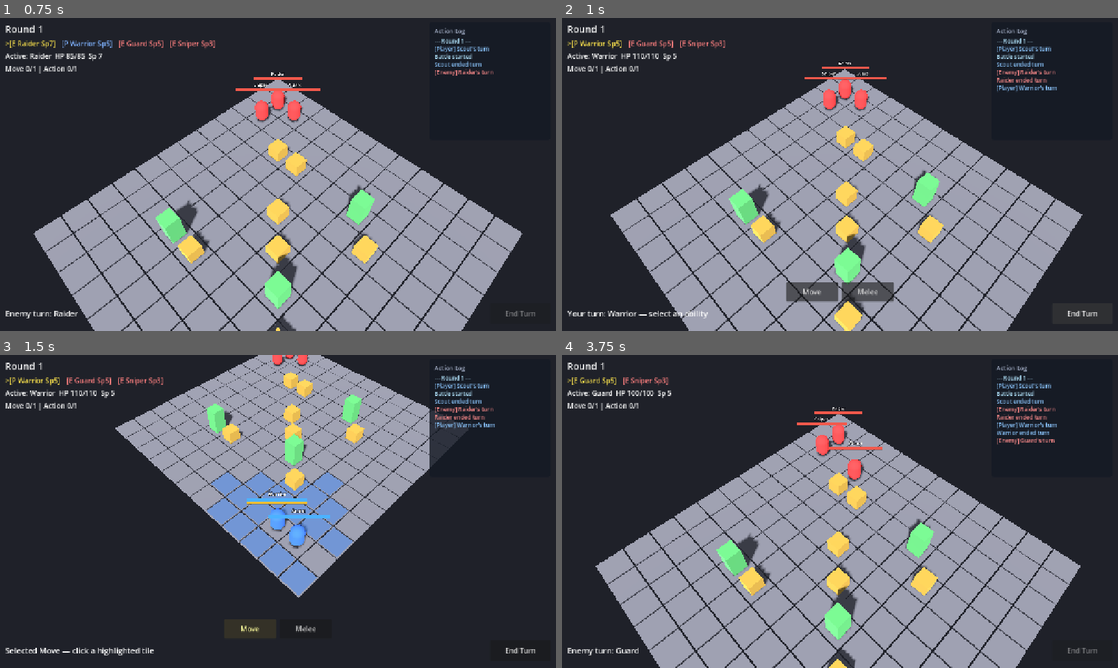
Above: before the commit, frames 1-4 (two rows, left to right).
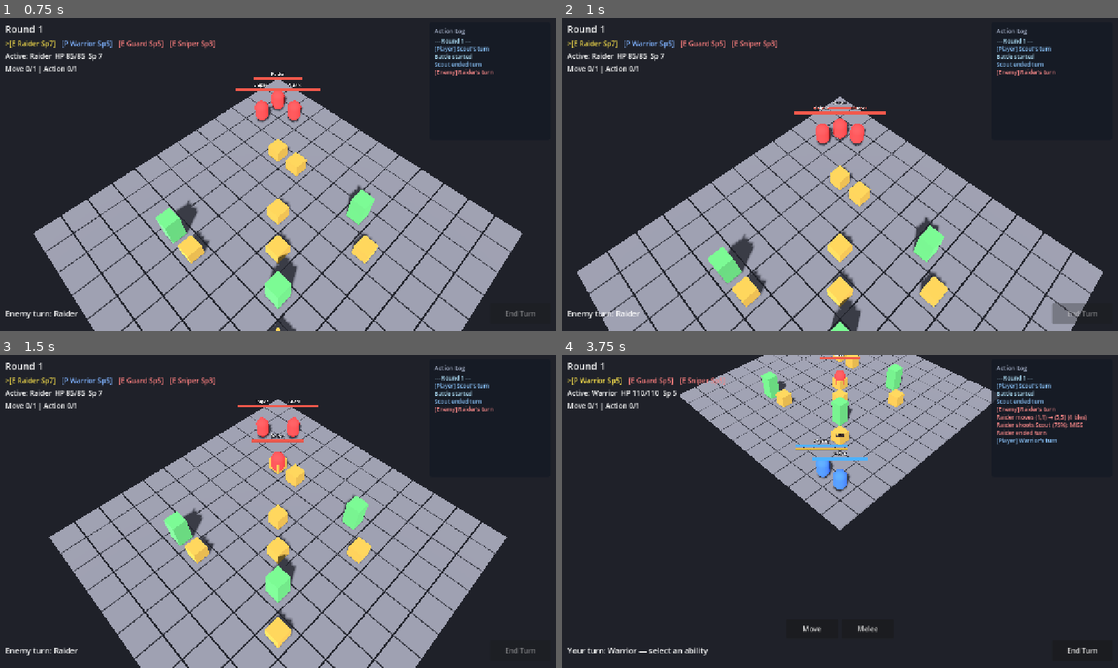
Above: after the commit, the same moments.

Repository: jabber484/battlechess-godot
Game: Godot game, scene res://scenes/battle/Battle.tscn
Two runs of this game, one before a commit and one after it. Both use one fixed random seed, a clock stepped at 60 frames per second and the inputs below.
Inputs (mouse positions are in pixels of both pictures, inside the frame that each line leads up to):
- Up to frame 1 (0.75 s): click "End Turn" at 0.5 s
- Up to frame 2 (1 s): no input
- Up to frame 3 (1.5 s): click (250, 630) at 1.25 s, where only the run before the commit has a clickable "Move"
- Up to frame 4 (3.75 s): click (867, 630) at 2 s, where only the run before the commit has a clickable "Melee"; click (1084, 649) at 2.75 s, where only the run before the commit has a clickable "End Turn"; move the mouse to (962, 495) at 3.52 s; hold S (camera_pan_back) from 3.53 s (still down); click (962, 495) at 3.67 s

Frame 1 is identical in both runs. In frame 2, 28% of the frame differs, in the area x 1-98%, y 7-100%; in frame 3, 51%; in frame 4, 55%, in the area x 1-97%, y 0-100%.

Commit message:
Refactor attack mechanics and enhance grid pathfinding
- Updated attack abilities to include distance penalties and removed Chebyshev option, standardizing distance calculations to use Chebyshev by default.
- Introduced a new grid.mdc file to define Chebyshev distance as the default for range checks and pathfinding.
- Refactored combat system and AI behavior to streamline attack validation and hit chance calculations, improving tactical decision-making.
- Enhanced pathfinding logic to utilize Chebyshev distance for neighbor calculations, ensuring consistent movement and attack interactions.

Diff:
--- a/scripts/abilities/simple_attack_ability_data.gd
+++ b/scripts/abilities/simple_attack_ability_data.gd
@@ -4,8 +4,6 @@
 @export var attack_range: int = 5
 ## Hit-chance reduction per tile of range. 0 = no distance falloff.
 @export var distance_penalty_per_tile: int = 5
-## If true, range uses Chebyshev (includes diagonals). Else Manhattan.
-@export var use_chebyshev: bool = false
 
 
 func _init() -> void:
@@ -16,9 +14,7 @@
 
 
 func tile_distance(a: Vector2i, b: Vector2i) -> int:
-	if use_chebyshev:
-		return GridMath.chebyshev(a, b)
-	return GridMath.manhattan(a, b)
+	return GridMath.chebyshev(a, b)
 
 
 func get_target_tiles(unit: Unit, ctx: AbilityContext) -> Array[Vector2i]:
@@ -67,7 +63,6 @@
 		"presentation": BattleEnums.Presentation.ATTACK,
 		"distance_penalty_per_tile": distance_penalty_per_tile,
 		"attack_range": attack_range,
-		"use_chebyshev": use_chebyshev,
 	}
 
 
--- a/scripts/abilities/warrior_basic_attack_ability_data.gd
+++ b/scripts/abilities/warrior_basic_attack_ability_data.gd
@@ -10,7 +10,6 @@
 	category = BattleEnums.AbilityCategory.ACTION
 	cost_slot = BattleEnums.CostSlot.ACTION
 	attack_range = 1
-	use_chebyshev = true
 
 
 func can_activate(unit: Unit, ctx: AbilityContext) -> bool:
--- a/scripts/battle/battle_controller.gd
+++ b/scripts/battle/battle_controller.gd
@@ -223,9 +223,8 @@
 		battle_ui.set_status("Out of range")
 		return
 	var distance_penalty_per_tile := _distance_penalty_per_tile(ability)
-	var use_chebyshev := _use_chebyshev(ability)
 	var chance := combat_system.compute_hit_chance(
-		attacker, defender, distance_penalty_per_tile, use_chebyshev
+		attacker, defender, distance_penalty_per_tile
 	)
 	if _pending_attack_target == defender:
 		await _execute_ability(ability, attacker, defender.grid_pos)
@@ -356,9 +355,3 @@
 	if ability is SimpleAttackAbilityData:
 		return (ability as SimpleAttackAbilityData).distance_penalty_per_tile
 	return 0
-
-
-func _use_chebyshev(ability: AbilityData) -> bool:
-	if ability is SimpleAttackAbilityData:
-		return (ability as SimpleAttackAbilityData).use_chebyshev
-	return false
--- a/scripts/battle/battle_presenter.gd
+++ b/scripts/battle/battle_presenter.gd
@@ -113,13 +113,12 @@
 	var target: Unit = defender as Unit
 	var distance_penalty_per_tile := int(execution.get("distance_penalty_per_tile", 0))
 	var max_range := int(execution.get("attack_range", 0))
-	var use_chebyshev := bool(execution.get("use_chebyshev", false))
 	execution["present"] = func() -> void:
 		focus_grid_pos(target.grid_pos)
 		await _host.get_tree().create_timer(ATTACK_FOCUS_DURATION).timeout
 		if _combat_system:
 			_combat_system.commit_attack(
-				unit, target, distance_penalty_per_tile, max_range, use_chebyshev
+				unit, target, distance_penalty_per_tile, max_range
 			)
 		await _host.get_tree().create_timer(ATTACK_CAMERA_DELAY).timeout
 		focus_grid_pos(unit.grid_pos)
--- a/scripts/systems/ai_system.gd
+++ b/scripts/systems/ai_system.gd
@@ -108,13 +108,11 @@
 				unit,
 				a,
 				_distance_penalty_for_target(unit, a, ctx),
-				_use_chebyshev_for_target(unit, a, ctx),
 			)
 			var cb := combat_system.compute_hit_chance(
 				unit,
 				b,
 				_distance_penalty_for_target(unit, b, ctx),
-				_use_chebyshev_for_target(unit, b, ctx),
 			)
 			if ca != cb:
 				return ca > cb
@@ -134,13 +132,8 @@
 	var can_shoot_from_here := false
 	var distance_penalty_per_tile := _primary_attack_distance_penalty(unit)
 	var max_range := _primary_attack_range(unit)
-	var use_chebyshev := _primary_attack_use_chebyshev(unit)
 	for player in players:
-		var dist := (
-			GridMath.chebyshev(tile, player.grid_pos)
-			if use_chebyshev
-			else GridMath.manhattan(tile, player.grid_pos)
-		)
+		var dist := GridMath.chebyshev(tile, player.grid_pos)
 		nearest = mini(nearest, dist)
 		if dist <= max_range:
 			can_shoot_from_here = true
@@ -189,13 +182,6 @@
 	return 0
 
 
-func _primary_attack_use_chebyshev(unit: Unit) -> bool:
-	for ability in unit.get_abilities_by_category(BattleEnums.AbilityCategory.ACTION):
-		if ability is SimpleAttackAbilityData:
-			return (ability as SimpleAttackAbilityData).use_chebyshev
-	return false
-
-
 func _distance_penalty_for_target(unit: Unit, target: Unit, ctx: AbilityContext) -> int:
 	var ability := unit.resolve_ability(
 		BattleEnums.AbilityCategory.ACTION,
@@ -205,14 +191,3 @@
 	if ability is SimpleAttackAbilityData:
 		return (ability as SimpleAttackAbilityData).distance_penalty_per_tile
 	return 0
-
-
-func _use_chebyshev_for_target(unit: Unit, target: Unit, ctx: AbilityContext) -> bool:
-	var ability := unit.resolve_ability(
-		BattleEnums.AbilityCategory.ACTION,
-		target.grid_pos,
-		ctx,
-	)
-	if ability is SimpleAttackAbilityData:
-		return (ability as SimpleAttackAbilityData).use_chebyshev
-	return false
--- a/scripts/systems/combat_system.gd
+++ b/scripts/systems/combat_system.gd
@@ -18,36 +18,21 @@
 	turn_manager = get_node(turn_manager_path) as TurnManager
 
 
-func can_attack(
-	attacker: Unit,
-	defender: Unit,
-	max_range: int,
-	use_chebyshev: bool = false,
-) -> bool:
-	return _validate_attack(attacker, defender, false, max_range, use_chebyshev)
+func can_attack(attacker: Unit, defender: Unit, max_range: int) -> bool:
+	return _validate_attack(attacker, defender, false, max_range)
 
 
-func get_attackable_units(
-	attacker: Unit,
-	units: Array[Unit],
-	max_range: int,
-	use_chebyshev: bool = false,
-) -> Array[Unit]:
+func get_attackable_units(attacker: Unit, units: Array[Unit], max_range: int) -> Array[Unit]:
 	var result: Array[Unit] = []
 	for unit in units:
-		if can_attack(attacker, unit, max_range, use_chebyshev):
+		if can_attack(attacker, unit, max_range):
 			result.append(unit)
 	return result
 
 
-func get_attackable_tiles(
-	attacker: Unit,
-	units: Array[Unit],
-	max_range: int,
-	use_chebyshev: bool = false,
-) -> Array[Vector2i]:
+func get_attackable_tiles(attacker: Unit, units: Array[Unit], max_range: int) -> Array[Vector2i]:
 	var tiles: Array[Vector2i] = []
-	for unit in get_attackable_units(attacker, units, max_range, use_chebyshev):
+	for unit in get_attackable_units(attacker, units, max_range):
 		tiles.append(unit.grid_pos)
 	return tiles
 
@@ -56,9 +41,8 @@
 	attacker: Unit,
 	defender: Unit,
 	distance_penalty_per_tile: int = 0,
-	use_chebyshev: bool = false,
 ) -> int:
-	var distance := _tile_distance(attacker.grid_pos, defender.grid_pos, use_chebyshev)
+	var distance := GridMath.chebyshev(attacker.grid_pos, defender.grid_pos)
 	var distance_penalty := distance * distance_penalty_per_tile
 	var cover_penalty := _cover_penalty(defender.grid_pos)
 	return clampi(attacker.accuracy - distance_penalty - cover_penalty, 5, 100)
@@ -69,17 +53,15 @@
 	defender: Unit,
 	distance_penalty_per_tile: int,
 	max_range: int,
-	use_chebyshev: bool = false,
 ) -> Dictionary:
-	## use_chebyshev: true = Chebyshev range (diagonals count); false = Manhattan.
 	var result := {
 		"hit": false,
 		"damage": 0,
 		"hit_chance": 0,
 	}
-	if not _validate_attack(attacker, defender, true, max_range, use_chebyshev):
+	if not _validate_attack(attacker, defender, true, max_range):
 		return result
-	var chance := compute_hit_chance(attacker, defender, distance_penalty_per_tile, use_chebyshev)
+	var chance := compute_hit_chance(attacker, defender, distance_penalty_per_tile)
 	result["hit_chance"] = chance
 	var roll := randi_range(1, 100)
 	var hit := roll <= chance
@@ -96,7 +78,6 @@
 	defender: Unit,
 	for_commit: bool,
 	max_range: int,
-	use_chebyshev: bool,
 ) -> bool:
 	if attacker == null or defender == null:
 		return false
@@ -110,13 +91,7 @@
 				return false
 		elif not turn_manager.can_act(attacker):
 			return false
-	return _tile_distance(attacker.grid_pos, defender.grid_pos, use_chebyshev) <= max_range
-
-
-func _tile_distance(a: Vector2i, b: Vector2i, use_chebyshev: bool) -> int:
-	if use_chebyshev:
-		return GridMath.chebyshev(a, b)
-	return GridMath.manhattan(a, b)
+	return GridMath.chebyshev(attacker.grid_pos, defender.grid_pos) <= max_range
 
 
 func _cover_penalty(grid_pos: Vector2i) -> int:
--- a/scripts/systems/pathfinding_system.gd
+++ b/scripts/systems/pathfinding_system.gd
@@ -1,47 +1,21 @@
 class_name PathfindingSystem
 extends Node
+
+const GridMathScript := preload("res://scripts/util/grid_math.gd")
 
 @export var grid_system_path: NodePath
 
 var grid_system: GridSystem
-var _astar: AStarGrid2D = AStarGrid2D.new()
 
 
 func _ready() -> void:
 	grid_system = get_node(grid_system_path) as GridSystem
-	_astar.region = Rect2i(0, 0, GridMath.GRID_SIZE, GridMath.GRID_SIZE)
-	_astar.cell_size = Vector2(1, 1)
-	_astar.diagonal_mode = AStarGrid2D.DIAGONAL_MODE_NEVER
-	_astar.update()
-	rebuild_solids()
-	if grid_system:
-		grid_system.occupancy_changed.connect(func(_p): rebuild_solids())
-
-
-func rebuild_solids(ignore_unit: Unit = null) -> void:
-	if grid_system == null:
-		return
-	for x in GridMath.GRID_SIZE:
-		for y in GridMath.GRID_SIZE:
-			var pos := Vector2i(x, y)
-			var solid := not grid_system.can_stand(pos, ignore_unit)
-			# Always allow the ignore unit's own tile as passable start.
-			if ignore_unit and pos == ignore_unit.grid_pos:
-				solid = false
-			_astar.set_point_solid(pos, solid)
-	# Mark non-walkable tiles solid even if empty.
-	for x in GridMath.GRID_SIZE:
-		for y in GridMath.GRID_SIZE:
-			var pos := Vector2i(x, y)
-			if not grid_system.is_walkable(pos):
-				_astar.set_point_solid(pos, true)
 
 
 func get_reachable_tiles(unit: Unit) -> Array[Vector2i]:
 	var result: Array[Vector2i] = []
 	if unit == null or unit.is_dead():
 		return result
-	rebuild_solids(unit)
 	var start := unit.grid_pos
 	var visited: Dictionary = {}
 	var queue: Array = []
@@ -55,13 +29,10 @@
 			result.append(pos)
 		if dist >= unit.move_range:
 			continue
-		for n in GridMath.orthogonal_neighbors(pos):
+		for n in GridMathScript.chebyshev_neighbors(pos):
 			if visited.has(n):
 				continue
-			if not grid_system.can_stand(n, unit):
-				continue
-			# Path must exist through A* solids (occupied blocked).
-			if _astar.is_point_solid(n) and n != unit.grid_pos:
+			if not _can_step_on(n, unit):
 				continue
 			visited[n] = dist + 1
 			queue.append({"pos": n, "dist": dist + 1})
@@ -69,23 +40,50 @@
 
 
 func find_path(from_pos: Vector2i, to_pos: Vector2i, mover: Unit = null) -> Array[Vector2i]:
-	rebuild_solids(mover)
-	if not GridMath.is_in_bounds(from_pos) or not GridMath.is_in_bounds(to_pos):
+	if not GridMathScript.is_in_bounds(from_pos) or not GridMathScript.is_in_bounds(to_pos):
 		return []
+	if from_pos == to_pos:
+		return [from_pos]
 	if mover and not grid_system.can_stand(to_pos, mover):
 		return []
 	if mover == null and (not grid_system.is_walkable(to_pos) or grid_system.get_occupant(to_pos) != null):
 		return []
-	# Ensure destination is pathable for A*.
-	_astar.set_point_solid(to_pos, false)
-	if mover:
-		_astar.set_point_solid(from_pos, false)
-	var id_path := _astar.get_id_path(from_pos, to_pos)
+
+	var came_from: Dictionary = {}
+	var queue: Array[Vector2i] = [from_pos]
+	came_from[from_pos] = from_pos
+	while not queue.is_empty():
+		var pos: Vector2i = queue.pop_front()
+		if pos == to_pos:
+			break
+		for n in GridMathScript.chebyshev_neighbors(pos):
+			if came_from.has(n):
+				continue
+			if n != to_pos and not _can_step_on(n, mover):
+				continue
+			came_from[n] = pos
+			queue.append(n)
+
+	if not came_from.has(to_pos):
+		return []
+
 	var path: Array[Vector2i] = []
-	for id in id_path:
-		path.append(id)
+	var cursor := to_pos
+	while true:
+		path.push_front(cursor)
+		if cursor == from_pos:
+			break
+		cursor = came_from[cursor]
 	return path
 
 
 func is_reachable(unit: Unit, target: Vector2i) -> bool:
 	return get_reachable_tiles(unit).has(target)
+
+
+func _can_step_on(pos: Vector2i, mover: Unit) -> bool:
+	if grid_system == null:
+		return false
+	if mover:
+		return grid_system.can_stand(pos, mover)
+	return grid_system.is_walkable(pos) and grid_system.get_occupant(pos) == null
--- a/scripts/util/grid_math.gd
+++ b/scripts/util/grid_math.gd
@@ -43,3 +43,17 @@
 		if is_in_bounds(n):
 			result.append(n)
 	return result
+
+
+## 8-directional neighbors (Chebyshev). Default for range and pathfinding.
+static func chebyshev_neighbors(grid_pos: Vector2i) -> Array[Vector2i]:
+	var result: Array[Vector2i] = []
+	var offsets: Array[Vector2i] = [
+		Vector2i(1, 0), Vector2i(-1, 0), Vector2i(0, 1), Vector2i(0, -1),
+		Vector2i(1, 1), Vector2i(1, -1), Vector2i(-1, 1), Vector2i(-1, -1)
+	]
+	for offset in offsets:
+		var n: Vector2i = grid_pos + offset
+		if is_in_bounds(n):
+			result.append(n)
+	return result
Not shown, changed: .cursor/rules/abilities.mdc
Not shown, changed: .cursor/rules/game-balance.mdc
Not shown, added: .cursor/rules/grid.mdc
